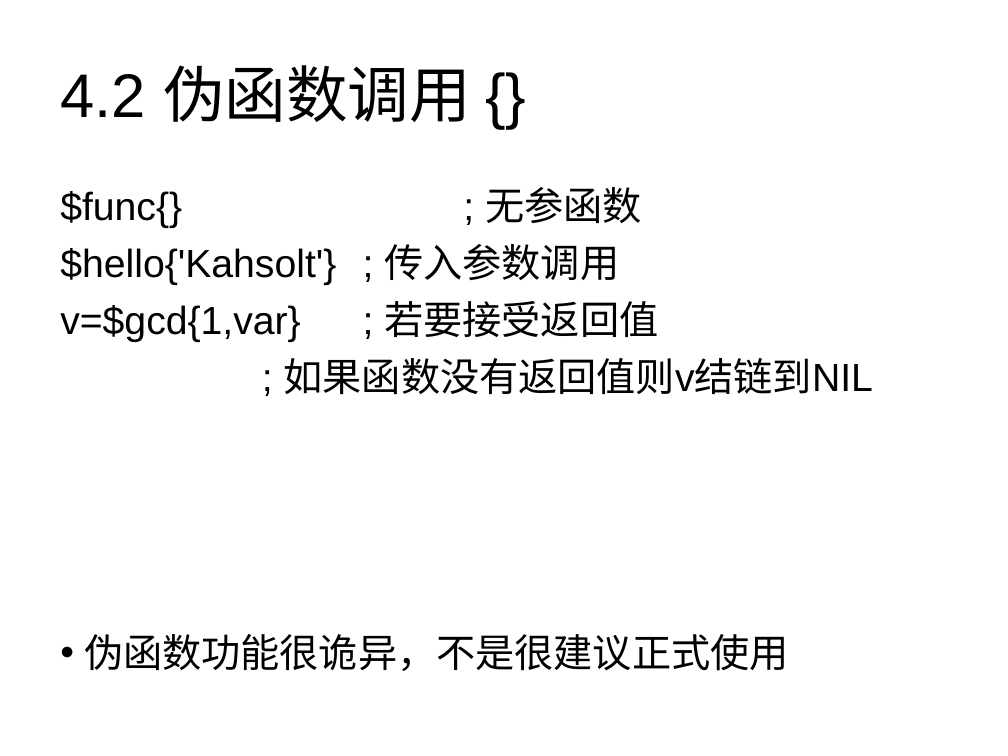
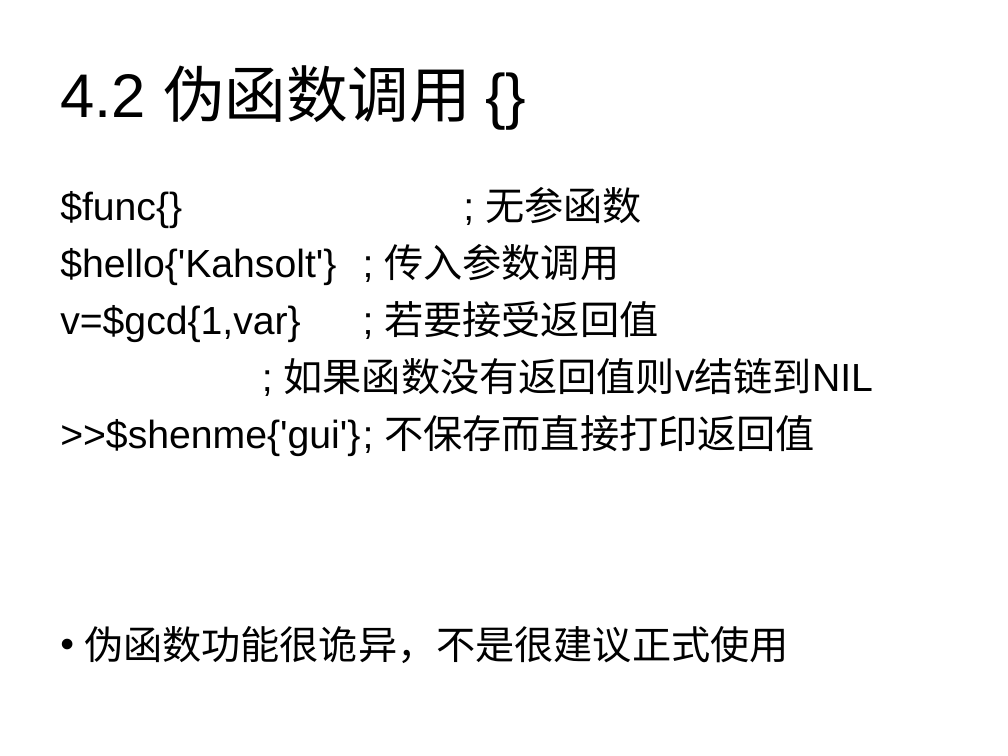
Before and after one commit to Kahsolt/Istah, a slide deck: slide 20 of doc/Istah语法书.ppt. Drawn at 1008x756 pixels with LibreOffice and Linux fonts; fonts in the diff are those of the drawing. Boxes give left, top, right and bottom in pixels: in the first picture for what was removed or moved away, otherwise in the second. Text is boxed around its words. In the diff, an @@ line names an element or a change of style, - is before the commit and + after.

```diff
--- a/doc/Istah语法书.ppt
+++ b/doc/Istah语法书.ppt
@@ text at bbox=[60, 415, 815, 456]: paragraph added @@
+>>$shenme{'gui'} ; 不保存而直接打印返回值
```
Also in this commit, not shown: 7 other slides changed, 2 slides added, 1 slide removed, 48 other files.
